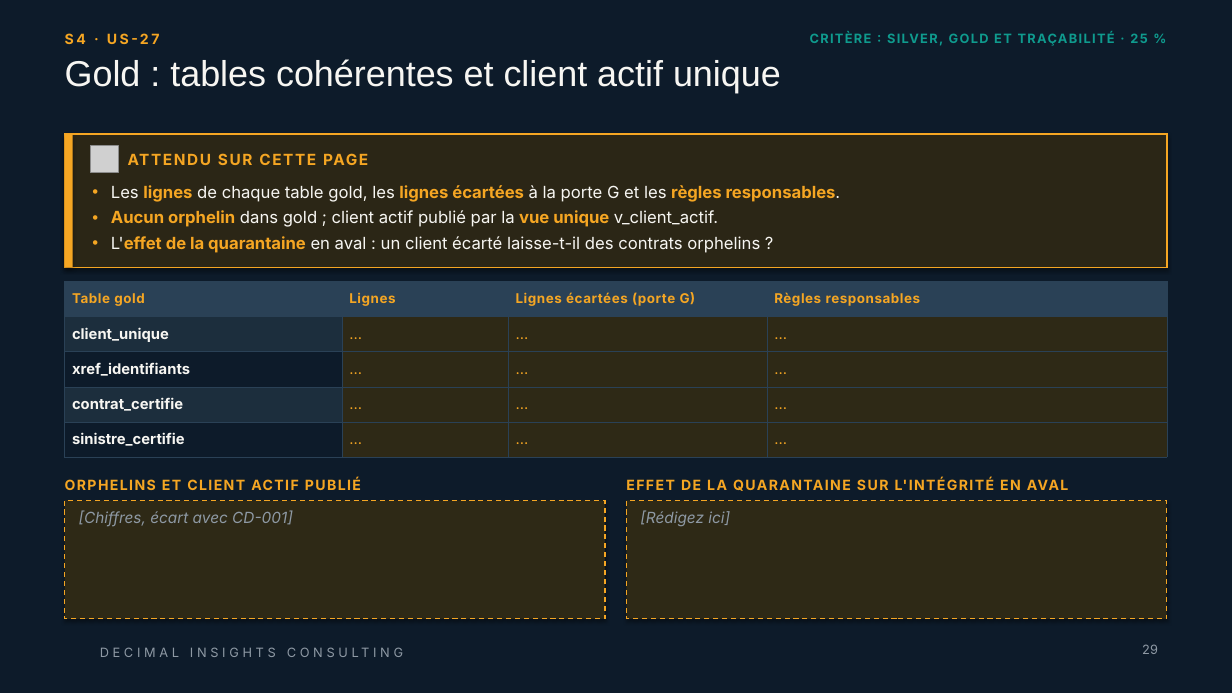
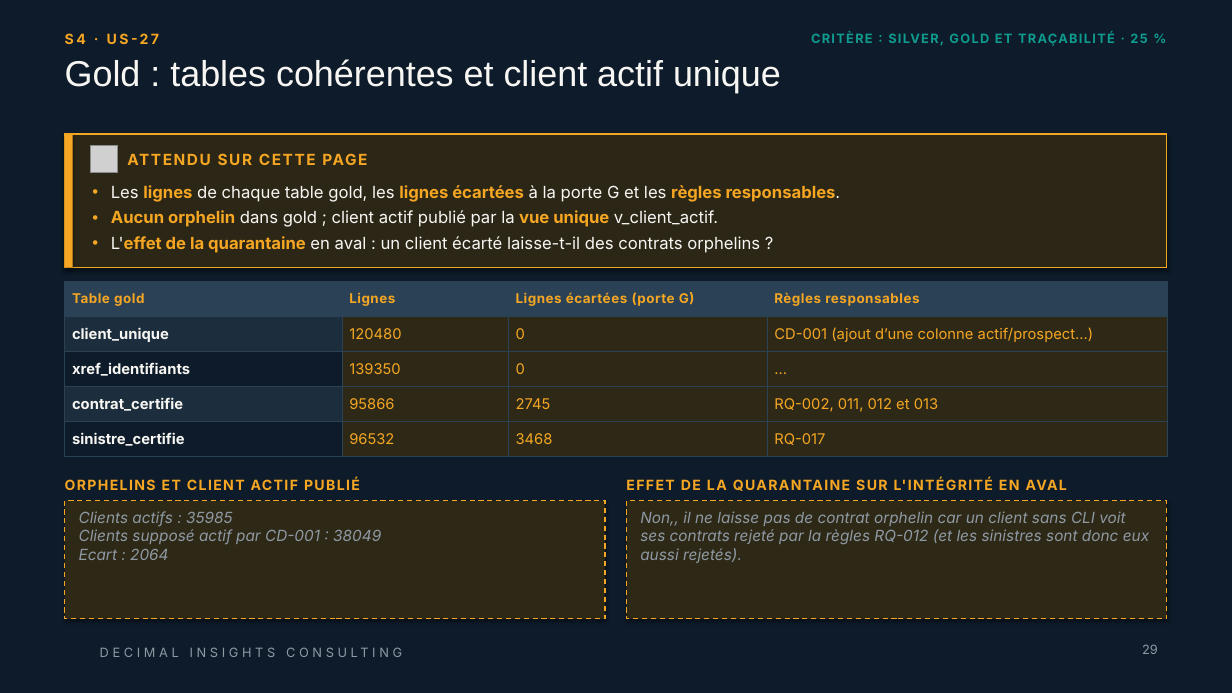
Before and after one commit to 0TRDavid/td-qualite-g00, a slide deck: slide 29 of livrables/Livrable_Groupe_TD_AssurConnect.pptx. Drawn at 1232x693 pixels with LibreOffice and Linux fonts; fonts in the diff are those of the drawing; grey boxes stand for pictures; background and template pictures are left out. Boxes give left, top, right and bottom in pixels: in the first picture for what was removed or moved away, otherwise in the second. Text is boxed around its words. In the diff, an @@ line names an element or a change of style, - is before the commit and + after.

```diff
--- a/livrables/Livrable_Groupe_TD_AssurConnect.pptx
+++ b/livrables/Livrable_Groupe_TD_AssurConnect.pptx
@@ text "CRITÈRE : SILVER, GOLD ET ..." at [949, 33, 1147, 43]: letter spacing 1.1 to 1 pt @@
@@ table at [65, 282, 1167, 457] @@
-row 2: client_unique | … | … | …
+row 2: client_unique | 120480 | 0 | CD-001 (ajout d’une colonne actif/prospect…)
-row 3, column 2: …
+row 3, column 2: 139350
-row 3, column 3: …
+row 3, column 3: 0
-row 4: contrat_certifie | … | … | …
+row 4: contrat_certifie | 95866 | 2745 | RQ-002, 011, 012 et 013
-row 5: sinistre_certifie | … | … | …
+row 5: sinistre_certifie | 96532 | 3468 | RQ-017
@@ letter spacing 0.5 to 0.4 pt in "Table gold", "Lignes", "Lignes écartées (porte G)", "Règles responsables" @@
@@ text "EFFET DE LA QUARANTAINE SUR ..." at [626, 477, 1067, 491]: letter spacing 1.1 to 1 pt @@
@@ text in rectangle at [79, 511, 381, 560]: text changed @@
-[Chiffres, écart avec CD-001]
+Clients actifs : 35985
+Clients supposé actif par CD-001 : 38049
+Ecart : 2064
@@ text in rectangle at [640, 511, 1149, 563]: text changed @@
-[Rédigez ici]
+Non,, il ne laisse pas de contrat orphelin car un client sans CLI voit ses contrats rejeté par la règles RQ-012 (et les sinistres sont donc eux aussi rejetés).
@@ text "DECIMAL INSIGHTS CONSULTING" at [100, 638, 562, 667]: letter spacing 2.9 to 2.8 pt @@
```
Also in this commit, not shown: 45 other slides changed.
